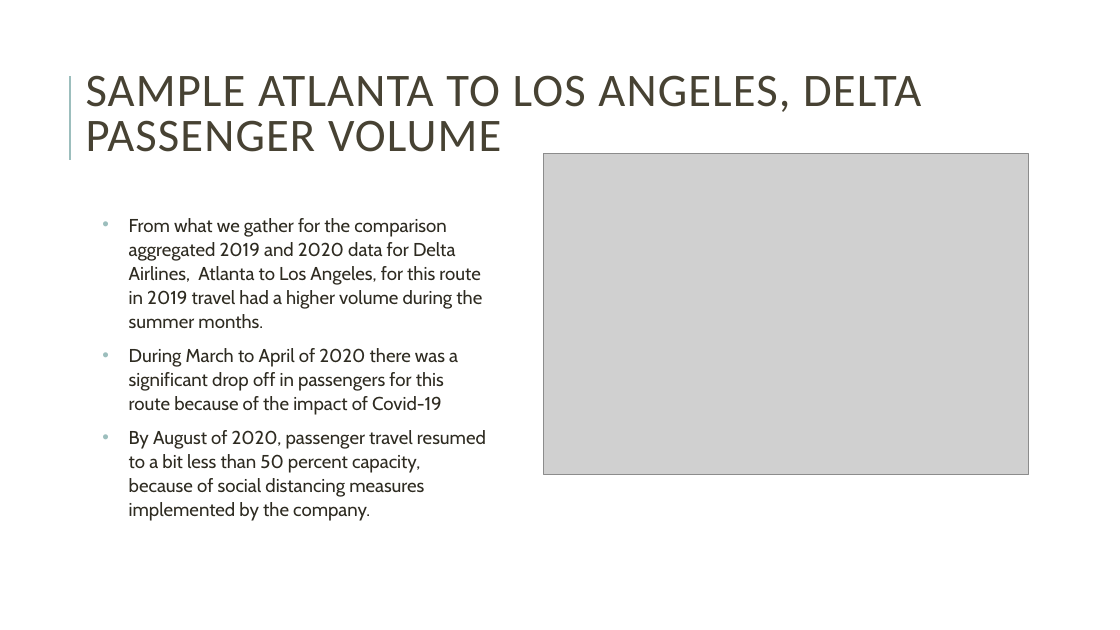
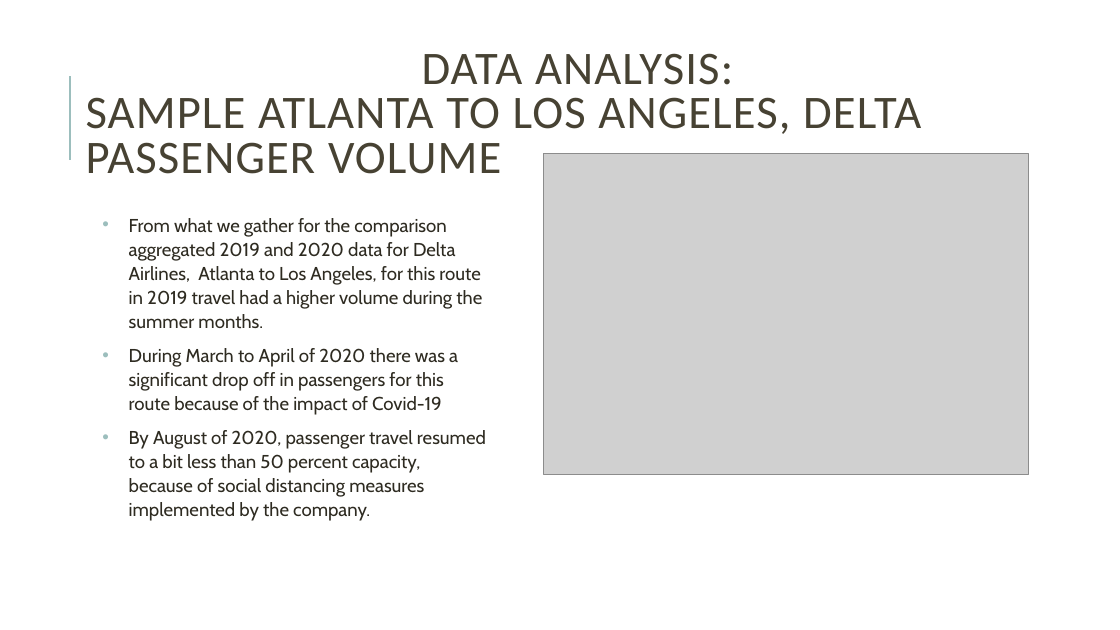
Before and after one commit to davew306/Project_Airline, a slide deck: slide 6 of Project Delta Airlines Presentation.pptx (slide 4 before the commit). Drawn at 1120x630 pixels with LibreOffice and Linux fonts; fonts in the diff are those of the drawing; grey boxes stand for pictures. Boxes give left, top, right and bottom in pixels: in the first picture for what was removed or moved away, otherwise in the second. Text is boxed around its words. In the diff, an @@ line names an element or a change of style, - is before the commit and + after.

```diff
--- a/Project Delta Airlines Presentation.pptx
+++ b/Project Delta Airlines Presentation.pptx
@@ title at [86,53,921,174]: text changed @@
-SAMPLE ATLANTA TO LOS ANGELES, DELTA PASSENGER VOLUME
+DATA ANALYSIS:
+SAMPLE ATLANTA TO LOS ANGELES, DELTA PASSENGER VOLUME
```
Also in this commit, not shown: 1 other slide changed, 3 slides added.
